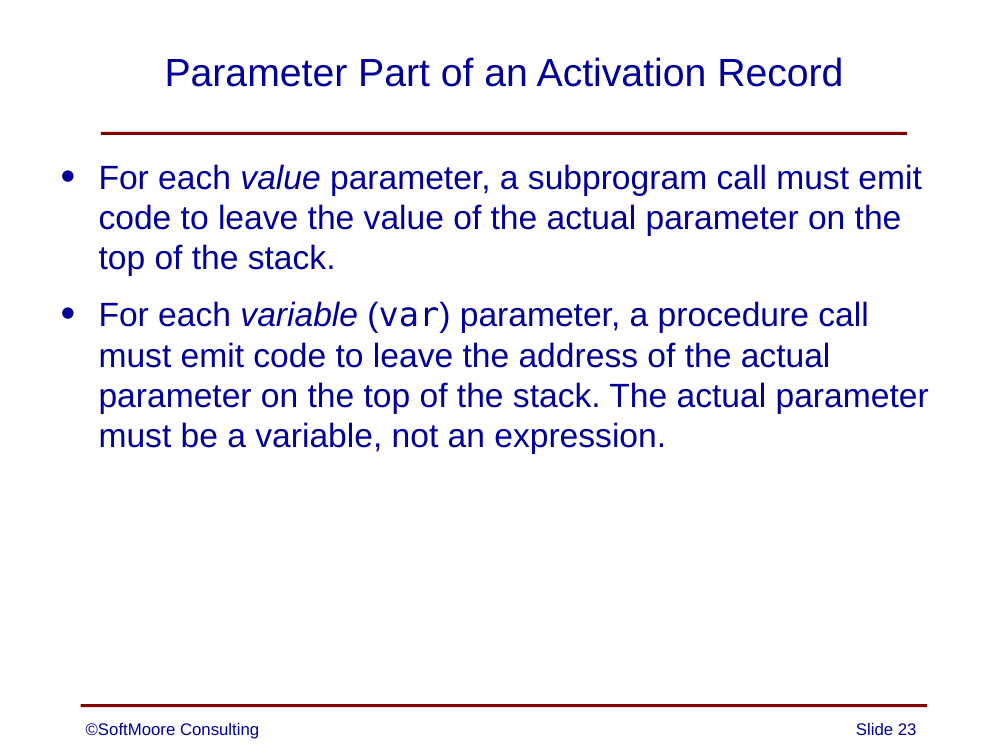
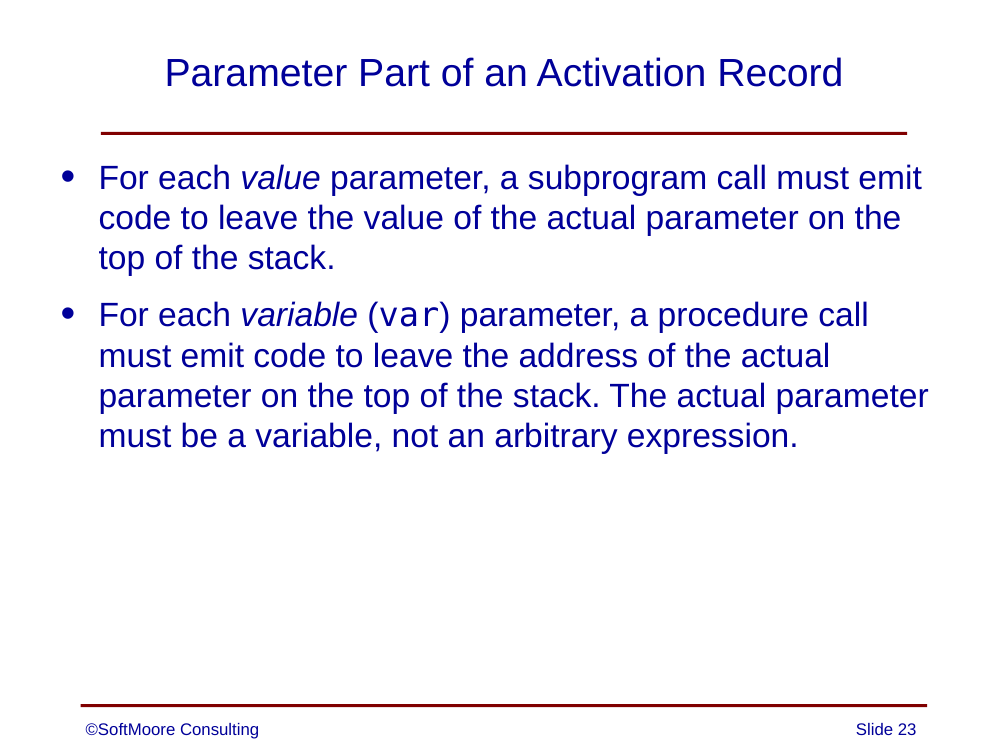
Before and after one commit to SoftMoore/CPRL-Java-3rd, a slide deck: slide 23 of PowerPoints/13 - Subprograms.pptx. Drawn at 1008x756 pixels with LibreOffice and Linux fonts; fonts in the diff are those of the drawing. Boxes give left, top, right and bottom in pixels: in the first picture for what was removed or moved away, otherwise in the second. Text is boxed around its words. In the diff, an @@ line names an element or a change of style, - is before the commit and + after.

```diff
--- a/PowerPoints/13 - Subprograms.pptx
+++ b/PowerPoints/13 - Subprograms.pptx
@@ text at <box>99,301,929,454</box>: text changed @@
-• For each variable (var) parameter, a procedure call must emit code to leave the address of the actual parameter on the top of the stack. The actual parameter must be a variable, not an expression.
+• For each variable (var) parameter, a procedure call must emit code to leave the address of the actual parameter on the top of the stack. The actual parameter must be a variable, not an arbitrary expression.
```
Also in this commit, not shown: 13 other slides changed, 9 other files.
